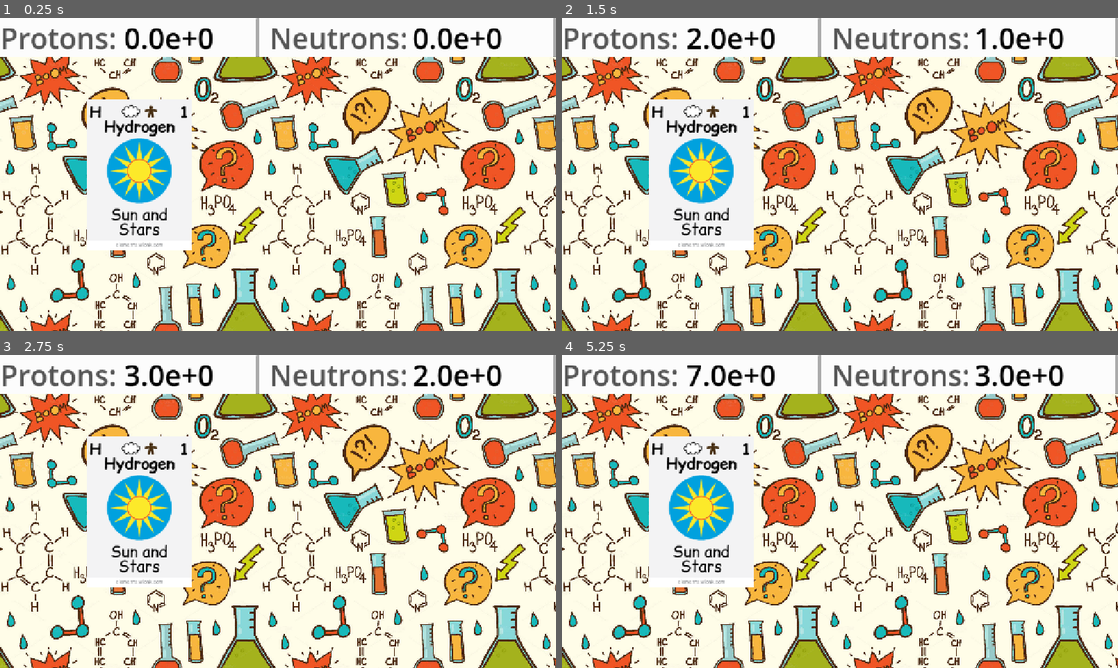
Above: before the commit, frames 1-4 (two rows, left to right).
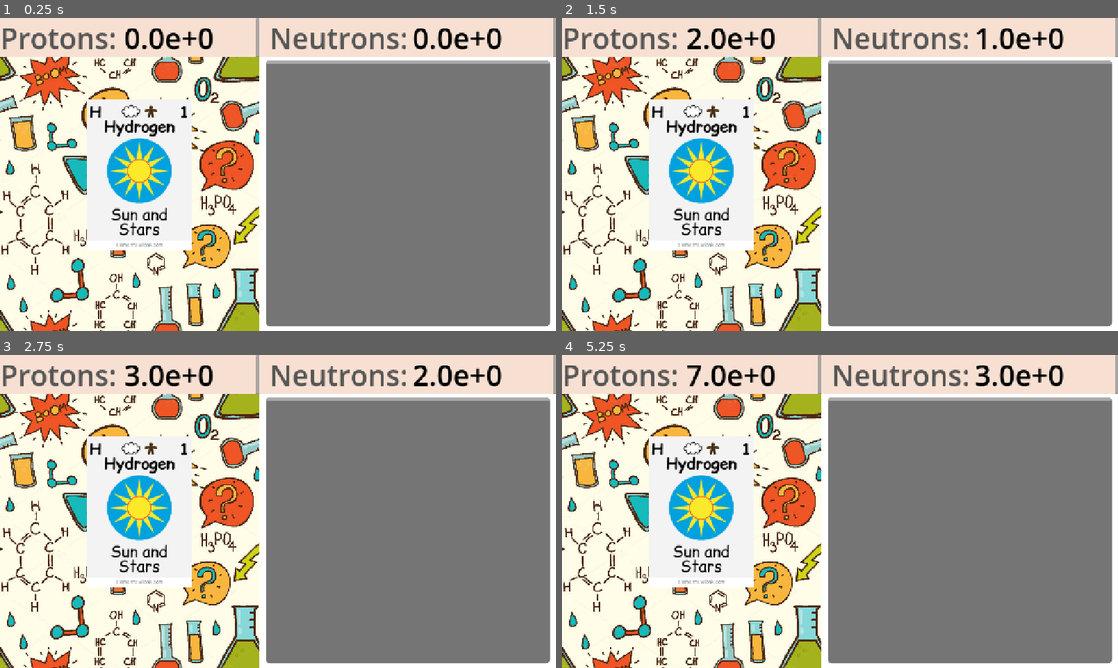
Above: after the commit, the same moments.

Repository: Boarff/ProgrammingGame2025
Game: Godot game, scene res://Main.tscn
Two runs of this game, one before a commit and one after it. Both use one fixed random seed, a clock stepped at 60 frames per second and the inputs below.
Inputs (mouse positions are in pixels of both pictures, inside the frame that each line leads up to):
- Up to frame 1 (0.25 s): no input
- Up to frame 2 (1.5 s): click (701, 174) at 0.5 s; click (701, 174) at 1.25 s
- Up to frame 3 (2.75 s): click (139, 511) at 2 s
- Up to frame 4 (5.25 s): tap Enter at 2.75, 4.25 s; tap Space at 3.5, 5 s

The runs differ from the first frame. In frame 1, 55% of the frame differs, in the area x 0-100%, y 0-100%; in frame 2, 55%; in frame 3, 55%; in frame 4, 55%.

Commit message:
Samething

Diff:
--- a/chemistry-clicker/shops.tscn
+++ b/chemistry-clicker/shops.tscn
@@ -18,11 +18,34 @@
 theme = SubResource("Theme_k00av")
 script = ExtResource("1_k00av")
 
+[node name="ColorRect2" type="ColorRect" parent="."]
+layout_mode = 0
+offset_left = 597.0
+offset_right = 1280.0
+offset_bottom = 720.0
+
+[node name="ScrollContainer" type="ScrollContainer" parent="."]
+layout_mode = 0
+offset_left = 611.0
+offset_top = 96.0
+offset_right = 1266.0
+offset_bottom = 708.0
+
+[node name="VScrollBar" type="VScrollBar" parent="ScrollContainer"]
+layout_mode = 2
+size_flags_horizontal = 3
+size_flags_vertical = 3
+
+[node name="TextureRect" type="TextureRect" parent="ScrollContainer/VScrollBar"]
+layout_mode = 0
+offset_right = 40.0
+offset_bottom = 40.0
+
 [node name="ColorRect" type="ColorRect" parent="."]
 layout_mode = 0
 offset_right = 1280.0
 offset_bottom = 90.0
-color = Color(0.986752, 0.986752, 0.986752, 1)
+color = Color(0.9673, 0.879337, 0.822695, 1)
 
 [node name="Protons" type="RichTextLabel" parent="."]
 self_modulate = Color(0.333333, 0.333333, 0.333333, 1)
Binary file added: chemistry-clicker/Images/Buttons/Button_7.png
Not shown, added: chemistry-clicker/Images/Buttons/Button_6.png
